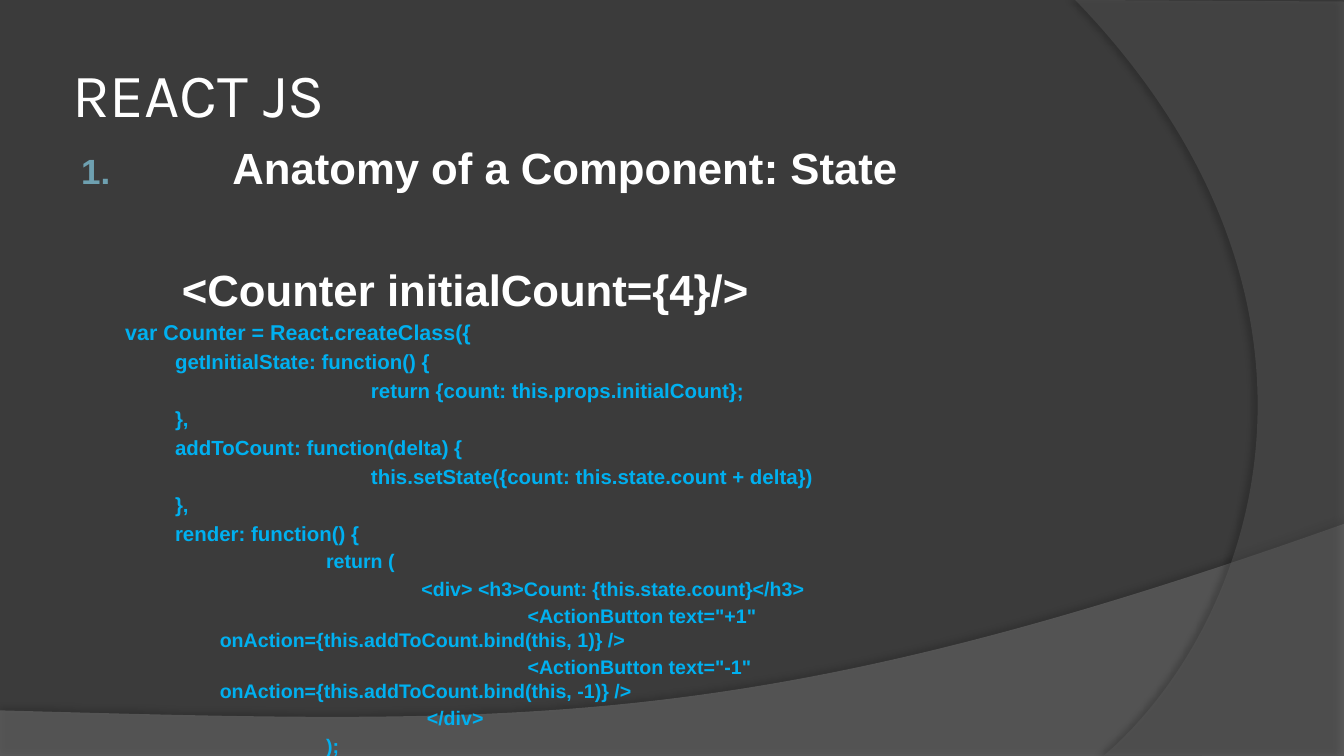
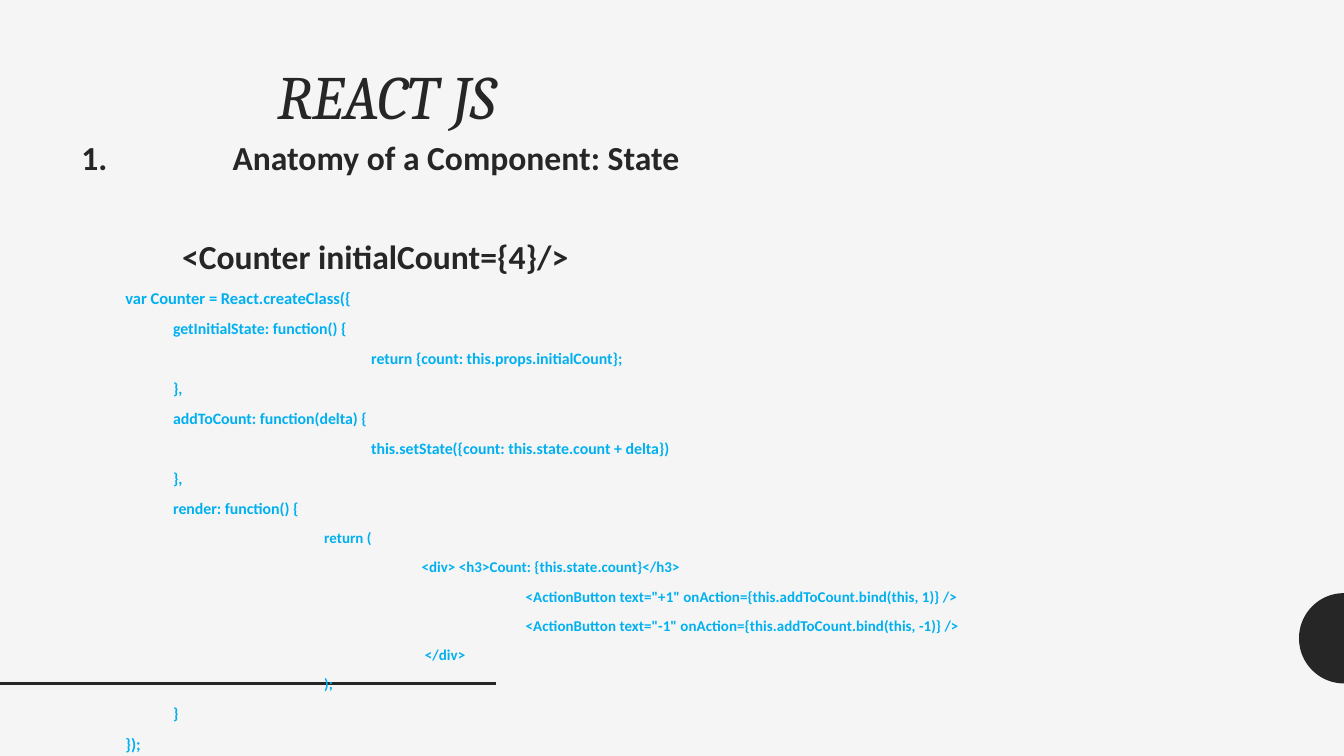
Before and after one commit to cthanhnguyen/ReactApp, a slide deck: slide 22 of Document/React Presentation.pptx (slide 8 before the commit). Drawn at 1344x756 pixels with LibreOffice and Linux fonts; fonts in the diff are those of the drawing. Boxes give left, top, right and bottom in pixels: in the first picture for what was removed or moved away, otherwise in the second. Text is boxed around its words. In the diff, an @@ line names an element or a change of style, - is before the commit and + after.

```diff
--- a/Document/React Presentation.pptx
+++ b/Document/React Presentation.pptx
@@ background #3B3B3B to #F5F5F5 @@
@@ freeform shape removed at bbox=[1076, 0, 1344, 756] @@
@@ title "REACT JS": place and size @@
-title "REACT JS" at bbox=[72, 77, 325, 118]
+title "REACT JS" at bbox=[277, 77, 496, 130]
@@ title "REACT JS" at bbox=[277, 77, 496, 130]: font Karla to Cambria, text colour #FFFFFF to #262626, italic on; alignment left to right; line spacing 1 to 0.9; vertical alignment middle to top @@
@@ text "Anatomy of a Component: State" at bbox=[125, 146, 941, 661]: size 31.2 to 24 pt, text colour #FFFFFF to #262626 in "Anatomy of a Component: State", "<Counter initialCount={4}/>"; font Arial to Calibri; size 15.3 to 11.8 pt in "var Counter = React.createClass({", "});"; size 14.6 to 11.2 pt in "getInitialState: function() {", "return {count: this.props.initialCount};", "},", "addToCount: function(delta) {" and 4 more places; size 14 to 10.8 pt in "return (", "<div> <h3>Count: {this.state.count}</h3>", "<ActionButton text="+1" onAction={this.addToCount.bind(this, ...", "<ActionButton text="-1" onAction={this.addToCount.bind(this, ..." and 2 more places; line spacing 1 to 0.92; more space between paragraphs @@
@@ freeform shape removed at bbox=[0, 524, 1344, 756] @@
@@ freeform shape added at bbox=[1300, 593, 1344, 684], fill #262626 @@
@@ line added from (0, 684) to (496, 684), #262626 2 pt @@
```
Also in this commit, not shown: 29 other slides changed, 14 slides added.
